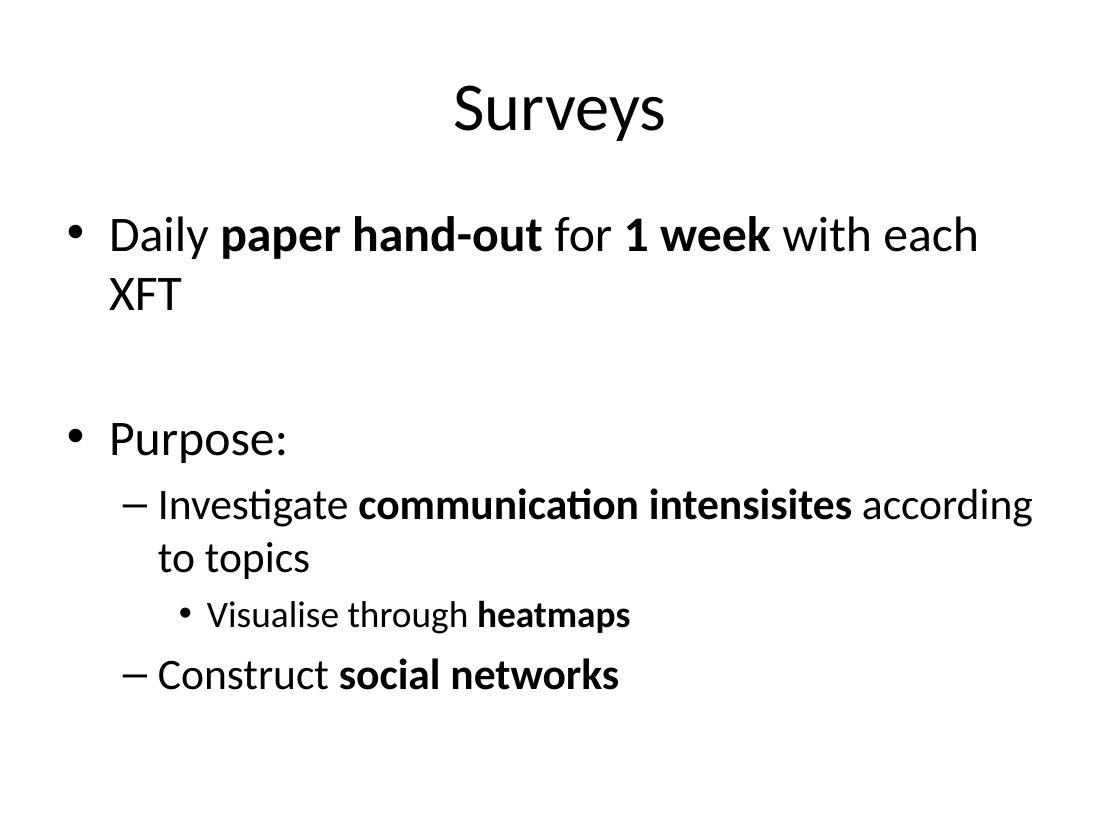
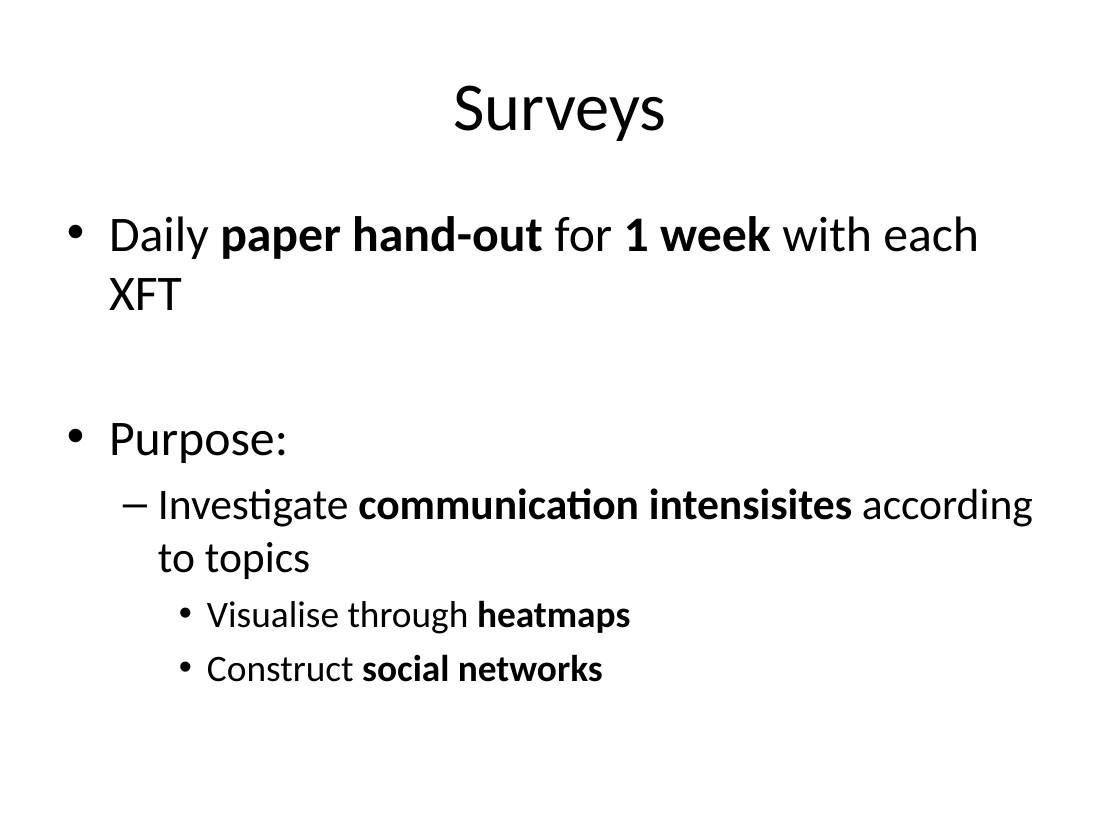
Before and after one commit to tdeekens/msc-thesis, a slide deck: slide 8 of presentations/thesis-presentation-ericsson/final-presentation-ericsson.ppt. Drawn at 1120x840 pixels with LibreOffice and Linux fonts; fonts in the diff are those of the drawing. Boxes give left, top, right and bottom in pixels: in the first picture for what was removed or moved away, otherwise in the second. Text is boxed around its words. In the diff, an @@ line names an element or a change of style, - is before the commit and + after.

```diff
--- a/presentations/thesis-presentation-ericsson/final-presentation-ericsson.ppt
+++ b/presentations/thesis-presentation-ericsson/final-presentation-ericsson.ppt
@@ text at (x1=207, y1=654, x2=603, y2=682): size 28 to 24 pt in "Construct social networks"; bullet – to •; list level 2 to 3 in "Construct social networks" @@
```
